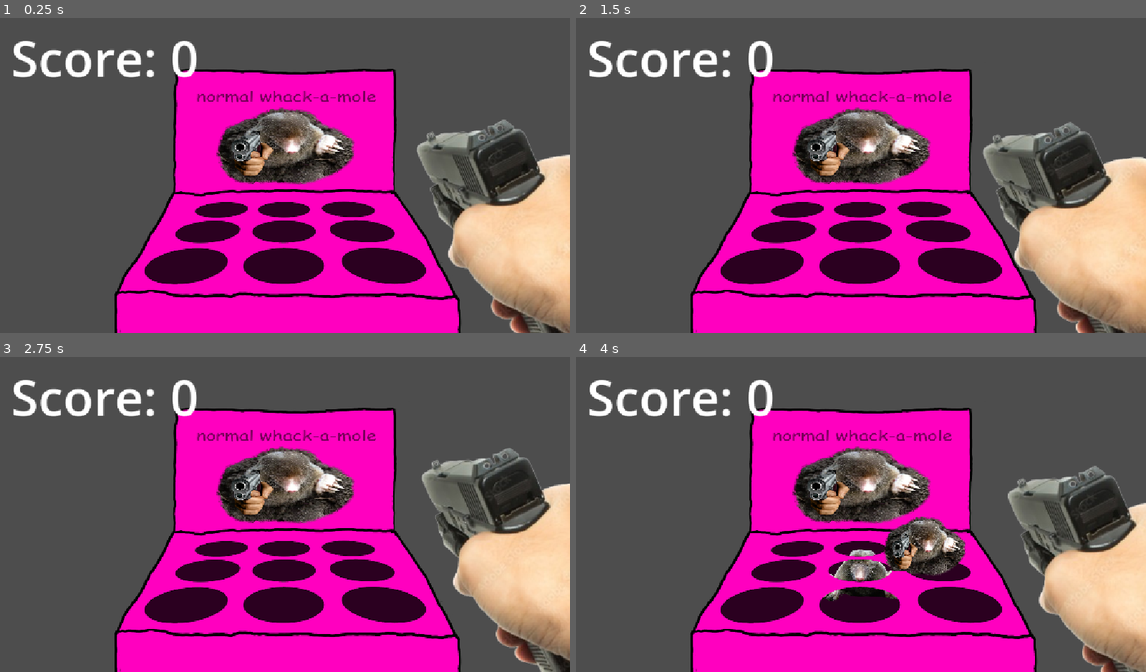
Above: before the commit, frames 1-4 (two rows, left to right).
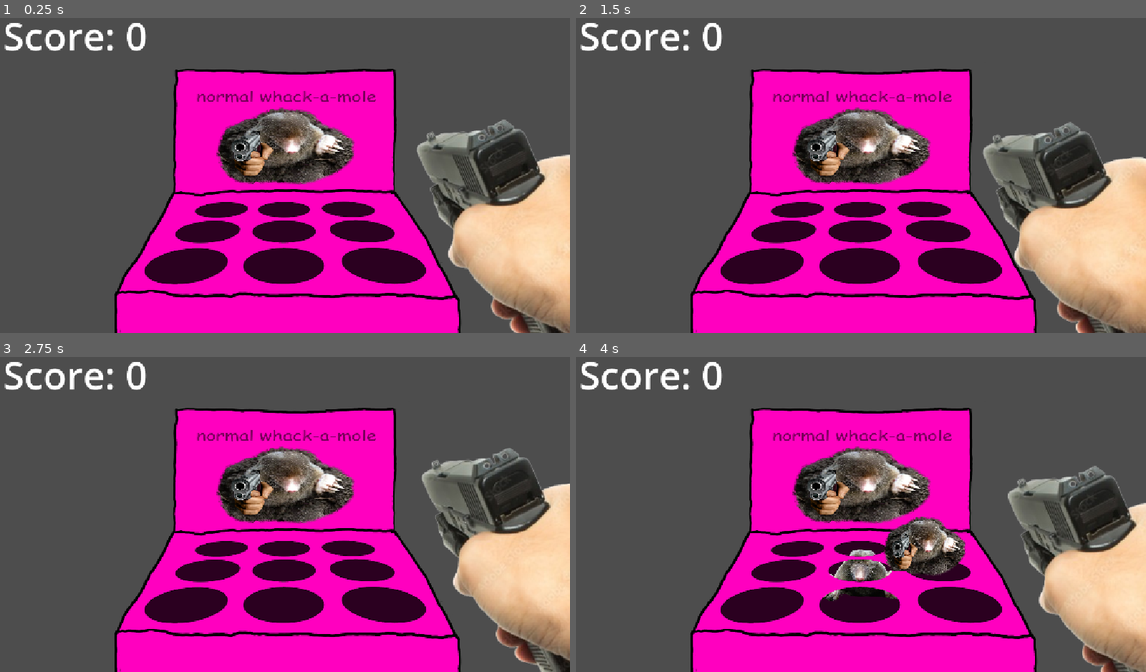
Above: after the commit, the same moments.

Repository: DaneyLmao/fight-a-mole
Game: Godot game, scene res://sprite_2d.tscn
Same seed, same stepped clock (60 frames per second), same inputs: the game is played once before the commit and once after it. The engine's default icon, where the game draws it, is replaced by a stand-in: a white triangle on a blue panel in a dark square.
Inputs (mouse positions are in pixels of both pictures, inside the frame that each line leads up to):
- Up to frame 1 (0.25 s): no input
- Up to frame 2 (1.5 s): tap Enter (ui_accept) at 0.5 s; move the mouse to (986, 156) at 0.52 s; hold Right (ui_right) 0.53-1.28 s; tap A (a) at 0.6 s; click (986, 156) at 0.67 s; tap Space (jump) at 0.77 s; tap D (d) at 0.8, 1.35 s; move the mouse to (747, 188) at 1.27 s; hold Down from 1.28 s (still down)
- Up to frame 3 (2.75 s): tap Space (jump) at 1.52 s; tap S (s) at 1.55, 2.1 s; tap Enter (ui_accept) at 2 s; move the mouse to (342, 438) at 2.02 s; release Down at 2.03 s; hold Right (ui_right) from 2.03 s (still down); tap A (a) at 2.3 s
- Up to frame 4 (4 s): move the mouse to (832, 574) at 2.77 s; release Right (ui_right) at 2.78 s; hold Up 2.78-3.53 s; tap A (a) at 2.85 s; click (832, 574) at 2.92 s; tap Space (jump) at 3.02, 3.77 s; tap D (d) at 3.05, 3.6 s; move the mouse to (1032, 558) at 3.52 s; hold Left (ui_left) from 3.53 s (still down); tap S (s) at 3.8 s

The runs differ from the first frame. In frame 1, 2.1% of the frame differs, in the area x 0-35%, y 1-19%; in frame 2, 2.1%; in frame 3, 2.1%; in frame 4, 2.1%.

Commit message:
updating

Diff:
--- a/Angel.gd
+++ b/Angel.gd
@@ -4,7 +4,7 @@
 @export var point_value: int = 10 # Set to positive for Angel, negative for Demon
 
 func hit() -> void:
-	print("You Fucking Dumbass %d" % point_value)
+	print("Who's Mommy's Pretty Boy?")
 
 	if spawn_cycle:
 		spawn_cycle.add_score(point_value)
--- a/Demon.gd
+++ b/Demon.gd
@@ -4,7 +4,7 @@
 @export var point_value: int = 10 # Set to positive for Angel, negative for Demon
 
 func hit() -> void:
-	print("You're Such A Good Boy Aren't You${point_value}")
+	print("You're Such A Good Boy Aren't You?")
 	if spawn_cycle:
 		spawn_cycle.add_score(point_value)
 
--- a/sprite_2d.tscn
+++ b/sprite_2d.tscn
@@ -153,9 +153,12 @@
 [node name="UI" type="CanvasLayer" parent="." unique_id=1333481089]
 
 [node name="ScoreLabel" type="Label" parent="UI" unique_id=1819632158]
-offset_left = 28.0
-offset_top = 26.0
-offset_right = 405.0
-offset_bottom = 163.0
+offset_left = 12.0
+offset_top = -2.0
+offset_right = 389.0
+offset_bottom = 135.0
+scale = Vector2(0.7693708, 0.7618696)
 theme_override_font_sizes/font_size = 100
 text = "Score: 0"
+
+[node name="CanvasLayer" type="CanvasLayer" parent="UI/ScoreLabel" unique_id=275774743]
